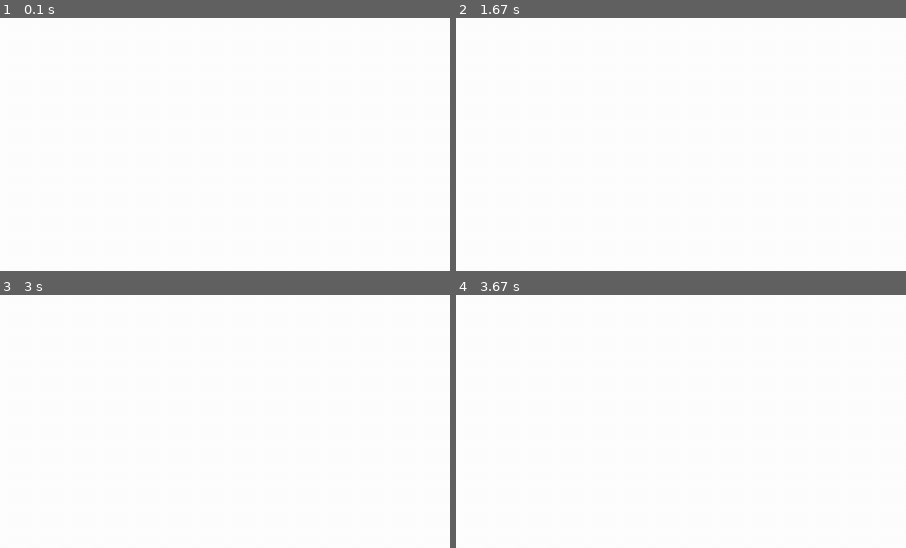
Above: before the commit, frames 1-4 (two rows, left to right).
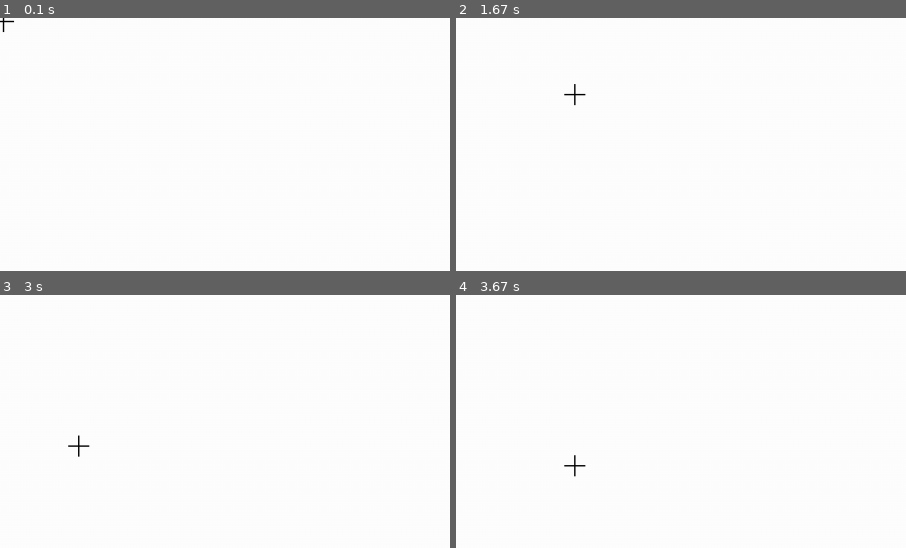
Above: after the commit, the same moments.

Repository: fanagiannis/DECK-COMMANDER
Game: pygame game, started from Game.py
Two runs of this game, one before a commit and one after it. Both use one fixed random seed, a clock stepped at 60 frames per second and the inputs below.
Inputs (mouse positions are % of the whole screen's width and height, from its top left):
- Up to frame 1 (0.1 s): no input
- Up to frame 2 (1.67 s): click (25, 25) at 0.38 s; click (30, 36) at 0.72 s; click (43, 42) at 1.05 s; click (13, 15) at 1.38 s
- Up to frame 3 (3 s): click (25, 31) at 1.72 s; click (18, 15) at 2.05 s; click (42, 38) at 2.38 s; click (9, 30) at 2.72 s
- Up to frame 4 (3.67 s): click (10, 15) at 3.05 s; click (13, 34) at 3.38 s
The pictures show only the part of the screen within x 0-50%, y 0-50%; the shares and areas given below are measured in that part.
In our replay, the window is 900x506 before the commit and 450x253 after it. These sizes can differ from the game's own. Grey fills any space a smaller window leaves; there, only what the larger window draws over its background counts as a difference.

The runs differ from the first frame. In frame 1, less than 0.1% of the frame differs, in the area x 0-4%, y 0-6%; in frame 2, less than 0.1%, in the area x 24-29%, y 26-35%; in frame 3, less than 0.1%; in frame 4, less than 0.1%.

Commit message:
GAME V0.0.3

Diff:
--- a/Game.py
+++ b/Game.py
@@ -1,3 +1,4 @@
+from typing import Any
 import pygame
 import sys
 from pygame.locals import *
@@ -12,8 +13,8 @@
 
     #+++++DISPLAY+++++
 
-display_width=1280
-display_height=720
+display_width=640
+display_height=360
 display_window=pygame.display.set_mode((display_width,display_height))
 
     #+++++LINKS+++++
@@ -33,14 +34,48 @@
 color_grey=pygame.Color(128,128,128)
 color_red=pygame.Color(255,0,0)
 
+
+class Aim(pygame.sprite.Sprite):
+    def __init__(self) :
+        super().__init__()
+        self.image=pygame.image.load(link_assets_aimcursor)
+        self.rect=self.image.get_rect()
+
+    def fire(self):
+        pass
+
+    def update (self):
+        #self.fire()
+        self.rect.center=get_mousepos()
+
+#+++++FUNSTIONS++++++
+def get_mousepos():
+    return pygame.mouse.get_pos()
+
+def mouse_pos_check():
+    print(get_mousepos())
+
+def game_init():
+    global ads
+    ads=Aim()
+    pygame.mouse.set_visible(False)
+
+def spawner():
+    display_window.blit(ads.image,ads.rect)
+    ads.update()
+
+game_init()
+
 while True:
 
     display_window.fill(color_white)
 
+
     for event in pygame.event.get():
         if event.type==QUIT :
-            pygame.exit()
+            pygame.quit()
             sys.exit(0)
 
+    spawner()
     pygame.display.update()
     game_clock.tick(FPS)
